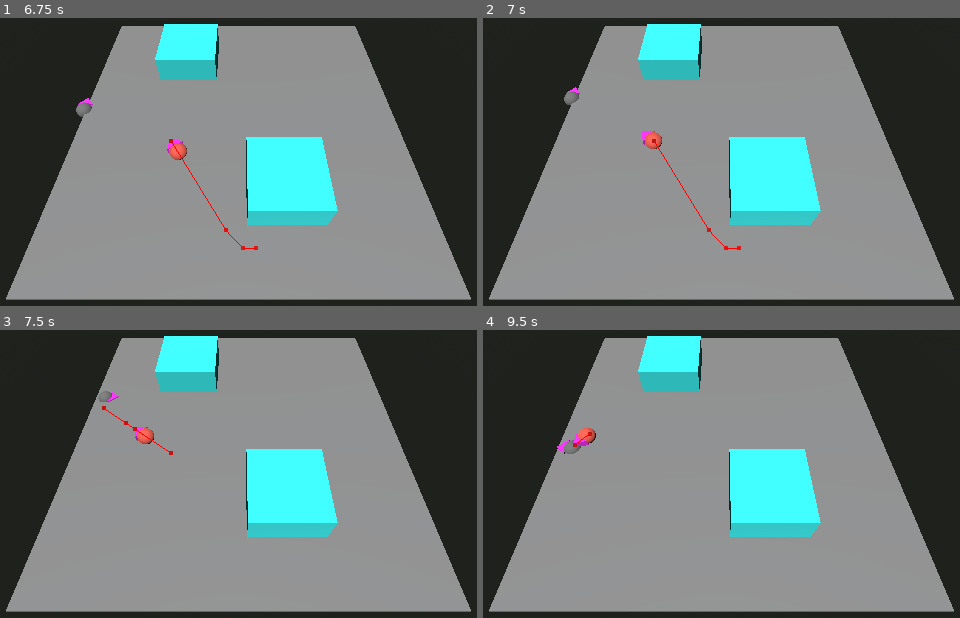
Above: before the commit, frames 1-4 (two rows, left to right).
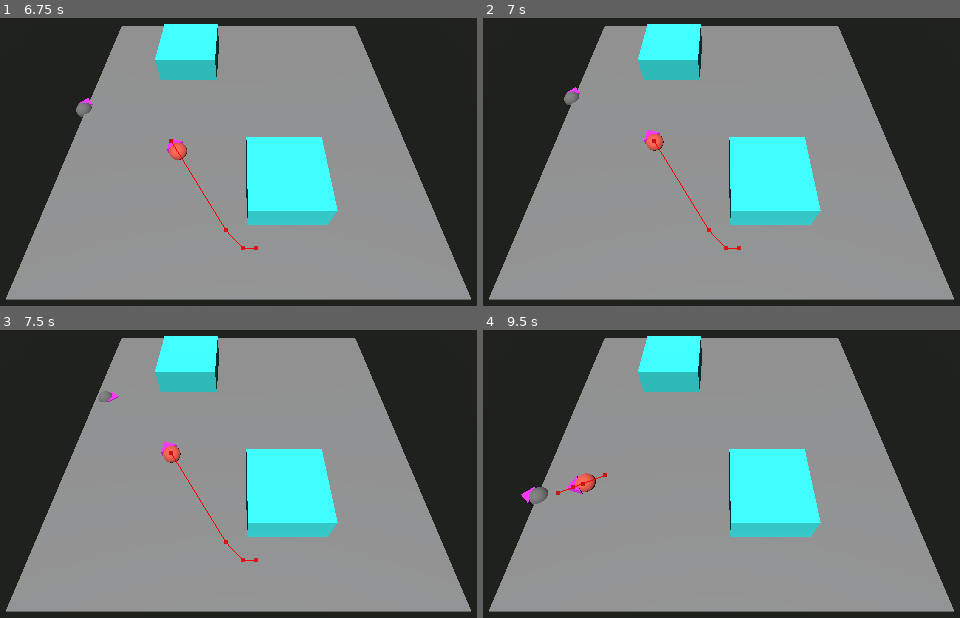
Above: after the commit, the same moments.

Repository: bruom/Gatinhos
Game: Godot game, scene res://Scenes/main.tscn
Same seed, same stepped clock (60 frames per second), same inputs: the game is played once before the commit and once after it.
Inputs:
- Up to frame 1 (6.75 s): tap Enter at 0.5 s; hold D (Right) 0.53-1.28 s; hold F (Interact) 0.53-1.28 s; hold S (Backward) 1.28-2.03 s; tap Shift (Run) at 1.35, 5.85 s; hold D (Right) 2.03-2.78 s; hold Ctrl (Sneak) 2.03-2.78 s; hold W (Forward) 2.78-3.53 s; tap F (Interact) at 2.85 s; hold Shift (Run) 3.53-4.28 s; hold A (Left) 3.53-5.03 s; tap Ctrl (Sneak) at 4.35 s; hold S (Backward) 5.03-5.78 s; hold F (Interact) 5.03-5.78 s; hold D (Right) 5.78-6.53 s; hold W (Forward) from 6.53 s (still down); hold Ctrl (Sneak) from 6.53 s (still down)
- Up to frame 2 (7 s): keep holding W (Forward); keep holding Ctrl (Sneak)
- Up to frame 3 (7.5 s): release W (Forward) at 7.28 s; release Ctrl (Sneak) at 7.28 s; hold D (Right) from 7.28 s (still down); tap F (Interact) at 7.35 s
- Up to frame 4 (9.5 s): release D (Right) at 8.03 s; hold S (Backward) 8.03-8.78 s; hold Shift (Run) 8.03-8.78 s; hold A (Left) from 8.78 s (still down); tap Ctrl (Sneak) at 8.85 s

Frame 1 is identical in both runs. In frame 2, 0.1% of the frame differs, in the area x 33-38%, y 38-47%; in frame 3, 0.6%; in frame 4, 0.9%, in the area x 7-26%, y 34-62%.

Commit message:
More sus behavior

Diff:
--- a/Scripts/enemy.gd
+++ b/Scripts/enemy.gd
@@ -24,7 +24,8 @@
 
 var chase_target
 var investigation_target
-var cur_investigation_time: float = 0.0
+var remaining_investigation_time: float = 0.0
+var investigating: bool = false
 
 enum EnemyState {
 	IDLE,
@@ -35,34 +36,41 @@
 func _ready():
 	mesh_instance = get_node("StaticBody3D/cat/mesh")
 
-func _process(delta):
+func _physics_process(delta):
 	var next_pos = nav_agent.get_next_path_position()
-	var dir = next_pos - global_position
-	if dir != Vector3.ZERO:
-		look_at(next_pos)
-		global_position += dir.normalized() * speed * delta
+	move_if_needed(next_pos, speed * delta)
 
 	keep_watch()
-	if enemy_state == EnemyState.ALERT:
-		if !can_see_player():
-			if has_reached_point(chase_target):
-				chase_target = estimate_target_position()
-			nav_agent.target_position = chase_target
-	elif enemy_state == EnemyState.SUSPICIOUS:
-		if investigation_target != null && investigation_target is Vector3:
-			nav_agent.target_position = investigation_target
-			if has_reached_point(investigation_target):
-				cur_investigation_time = investigation_time
-				enemy_state = EnemyState.IDLE
-				#TODO: spend some time investigating
-	elif enemy_state == EnemyState.IDLE:
-		if !patrol_route.is_empty():
-			var next_patrol_position = get_next_patrol_waypoint()
-			if has_reached_point(next_patrol_position):
-				current_patrol_index += 1
-			if next_patrol_position != null:
-				nav_agent.target_position = next_patrol_position
+	if investigating:
+		remaining_investigation_time = max(0.0, remaining_investigation_time - delta)
+		if remaining_investigation_time <= 0.0:
+			investigating = false
+	else:
+		if enemy_state == EnemyState.ALERT:
+			if !can_see_player():
+				if has_reached_point(chase_target):
+					chase_target = estimate_target_position()
+				nav_agent.target_position = chase_target
+		elif enemy_state == EnemyState.SUSPICIOUS:
+			if investigation_target != null && investigation_target is Vector3:
+				nav_agent.target_position = investigation_target
+				if has_reached_point(investigation_target):
+					enemy_state = EnemyState.IDLE
+					investigating = true
+					remaining_investigation_time = investigation_time
+		elif enemy_state == EnemyState.IDLE:
+			if !patrol_route.is_empty():
+				var next_patrol_position = get_next_patrol_waypoint()
+				if has_reached_point(next_patrol_position):
+					current_patrol_index += 1
+				if next_patrol_position != null:
+					nav_agent.target_position = next_patrol_position
 
+func move_if_needed(next_pos: Vector3, amount: float):
+	var dir = next_pos - global_position
+	if dir.length() > 0.1:
+		look_at(next_pos)
+		global_position += dir.normalized() * amount
 
 func estimate_target_position() -> Vector3:
 	var rand_x = randf_range(-1.0, 1.0)
@@ -77,13 +85,11 @@
 		enemy_state = EnemyState.ALERT
 		chase_target = target.global_position
 
-
 #sound array is Array[[origin: Vector3, radius: float]]
 func check_for_sounds(sound_array):
 	for sound in sound_array:
 		if global_position.distance_squared_to(sound[0]) < sound[1] * sound[1]:
 			print("i hear you")
-
 
 func can_hear_player() -> bool:
 	if target != null:
@@ -101,7 +107,6 @@
 		current_patrol_index = 0
 	if patrol_route.size() > current_patrol_index:
 		return patrol_route[current_patrol_index]
-
 
 func can_see_player() -> bool:
 	if target != null:
--- a/Scripts/player.gd
+++ b/Scripts/player.gd
@@ -8,7 +8,7 @@
 @onready var footsteps_SFX = get_node("Footsteps SFX")
 var current_sound_radius: float = 0.0
 
-func _process(delta):
+func _physics_process(delta):
 	RenderingServer.global_shader_parameter_set("player_position", global_position)
 	var direciton: Vector2 = Input.get_vector("Left", "Right", "Forward", "Backward")
 	velocity = Vector3(direciton.x, 0.0, direciton.y).normalized() * speed
